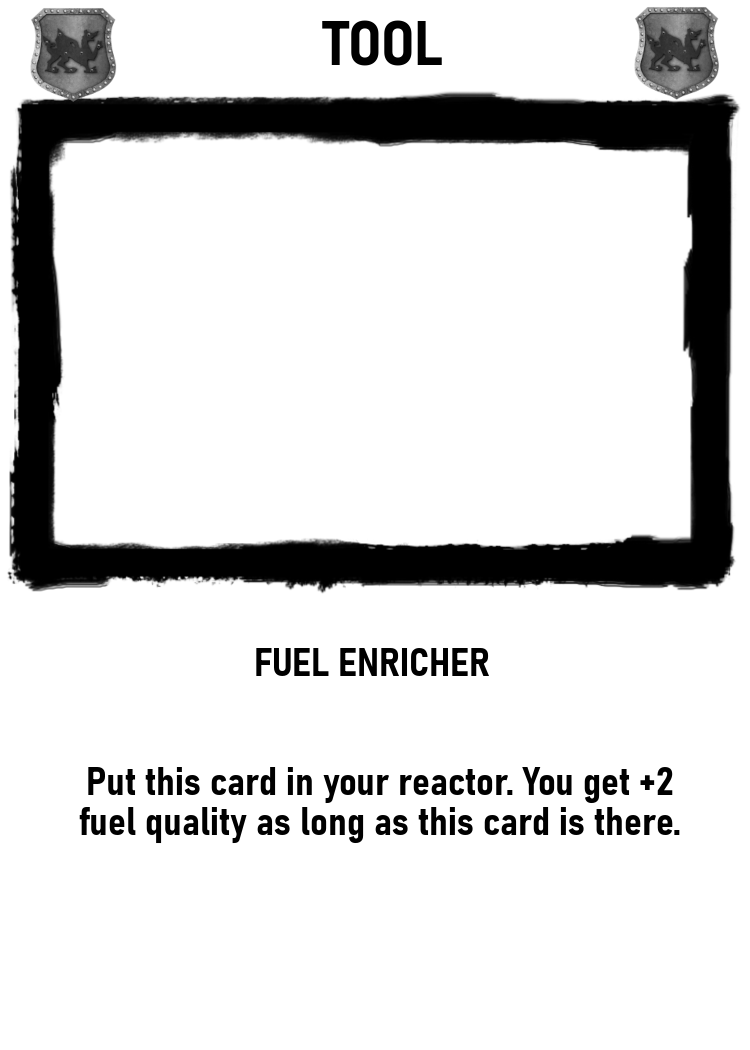
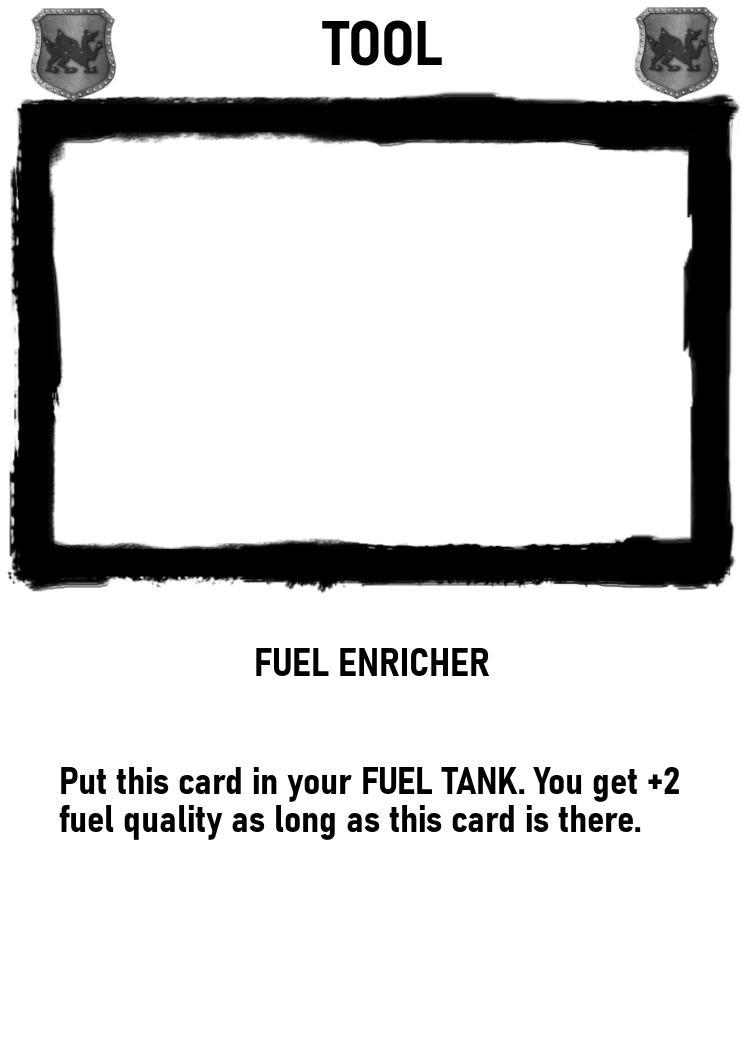
Layered file, before and after one edit (750×1050). Changes by layer:
renamed "Put this card in your reactor...." to "Put this card in your FUEL TAN...", painted on it over [59, 767, 680, 844]
